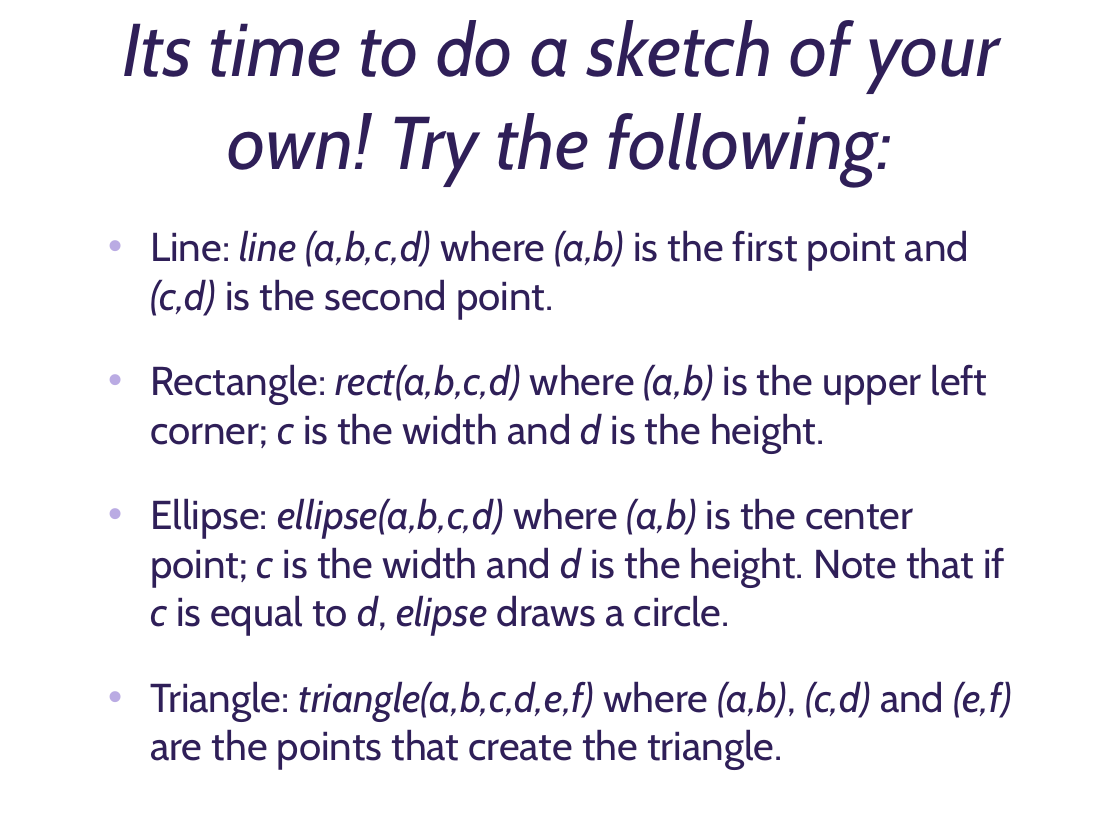
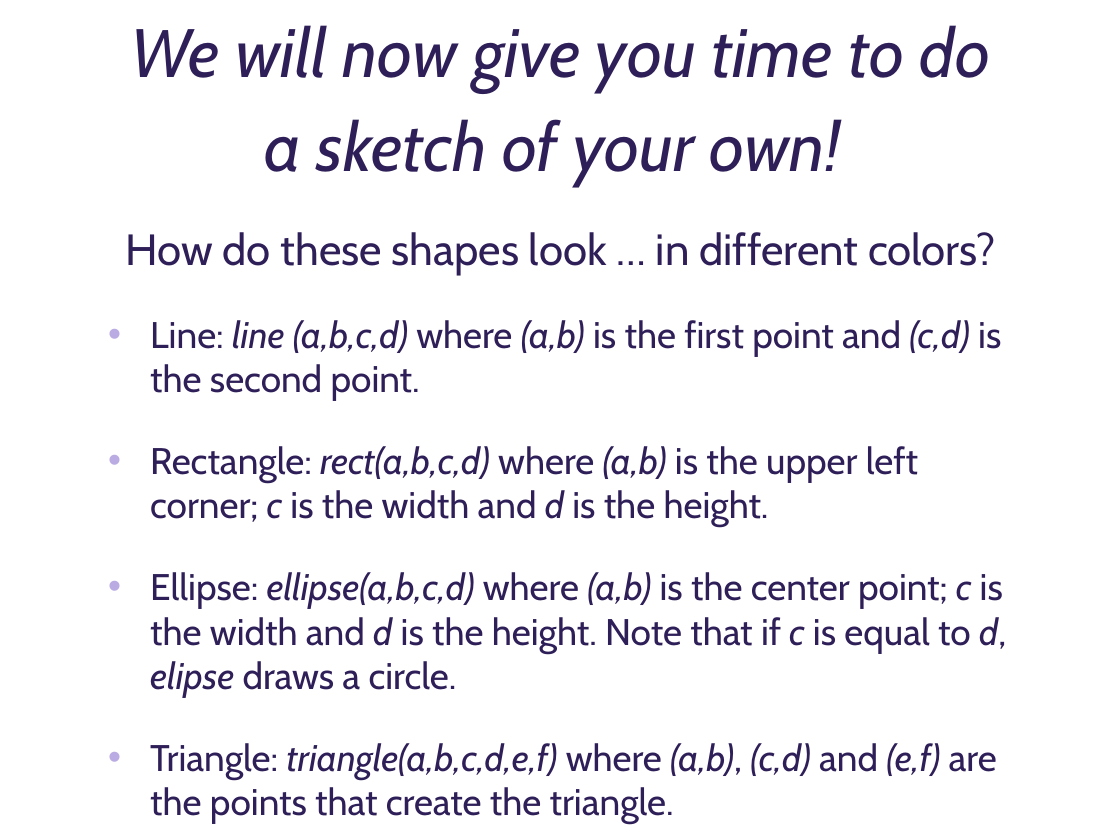
Before and after one commit to deenaengel/TF3_ProcessingSlides, a slide deck: slide 13 of Processing_Presentation_TF3_DE_notes.pptx. Drawn at 1120x840 pixels with LibreOffice and Linux fonts; fonts in the diff are those of the drawing; background and template pictures are left out. Boxes give left, top, right and bottom in pixels: in the first picture for what was removed or moved away, otherwise in the second. Text is boxed around its words. In the diff, an @@ line names an element or a change of style, - is before the commit and + after.

```diff
--- a/Processing_Presentation_TF3_DE_notes.pptx
+++ b/Processing_Presentation_TF3_DE_notes.pptx
@@ title at (x1=130, y1=25, x2=991, y2=186): text changed; size 48 to 44 pt @@
-Its time to do a sketch of your own! Try the following:
+We will now give you time to do a sketch of your own!
@@ text at (x1=125, y1=232, x2=996, y2=275): paragraph added @@
+How do these shapes look … in different colors?
@@ text at (x1=150, y1=320, x2=1006, y2=824): size 25.9 to 23.8 pt @@
```
Also in this commit, not shown: 3 other slides changed.
